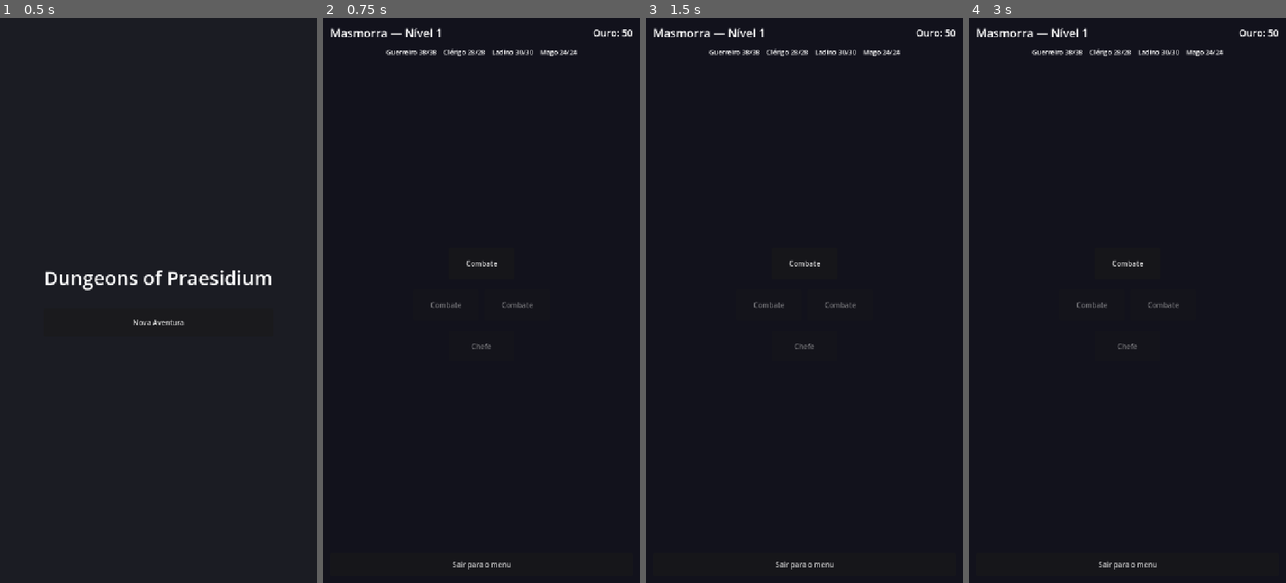
Above: before the commit, frames 1-4 (left to right).
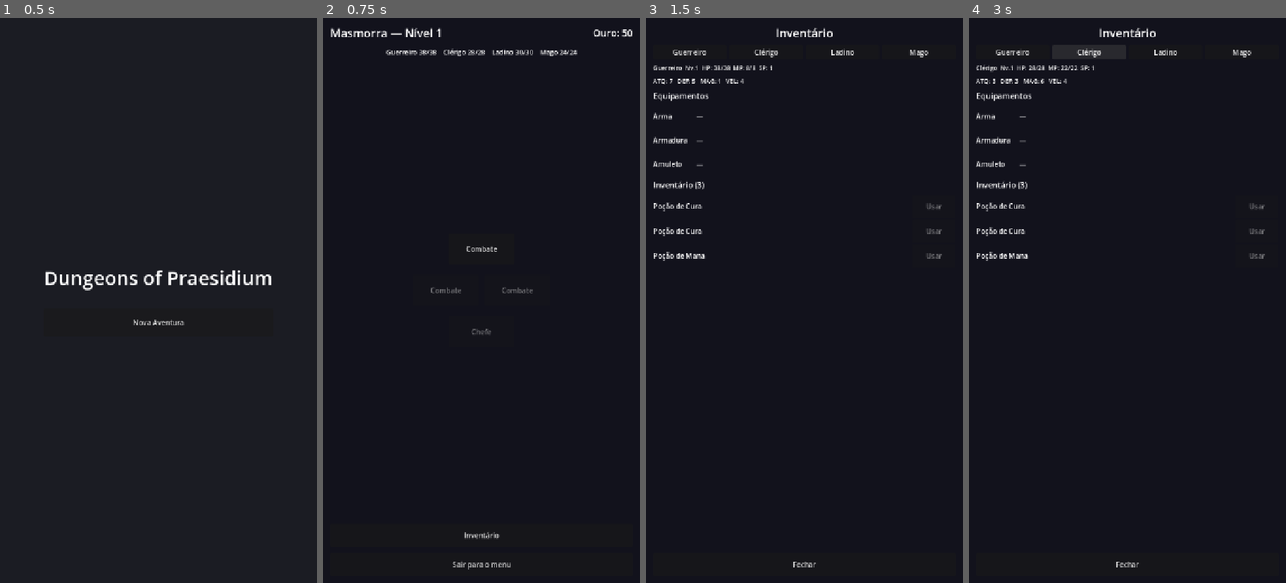
Above: after the commit, the same moments.

Repository: RoxtonRD/dungeon-rpg
Game: Godot game, scene res://scenes/main.tscn
The game is run twice, just before and just after one commit, with the same random seed, the same clock (stepped at 60 frames per second) and the same inputs.
Inputs (mouse positions are in pixels of both pictures, inside the frame that each line leads up to):
- Up to frame 1 (0.5 s): no input
- Up to frame 2 (0.75 s): click "Nova Aventura" at 0.5 s
- Up to frame 3 (1.5 s): click (804, 537) at 1.25 s, where only the run after the commit has a clickable "Inventário"
- Up to frame 4 (3 s): click (1013, 51) at 2 s, where only the run after the commit has a clickable "Guerreiro"; click (1089, 51) at 2.75 s, where only the run after the commit has a clickable "Clérigo"

Frame 1 is identical in both runs. In frame 2, 0.5% of the frame differs, in the area x 34-67%, y 40-93%; in frame 3, 2.6%; in frame 4, 2.6%, in the area x 2-98%, y 1-98%.

Commit message:
Suggested commit message:

Diff:
--- a/scripts/dungeon/dungeon_map.gd
+++ b/scripts/dungeon/dungeon_map.gd
@@ -6,12 +6,14 @@
 
 const COMBAT_SCENE := "res://scripts/combat/combat_screen.tscn"
 const MENU_SCENE := "res://scenes/main.tscn"
+const INVENTORY_SCENE := "res://scripts/inventory/inventory_screen.tscn"
 const ITEM_DIR := "res://resources/items/"
 
 @onready var title_label: Label = %TitleLabel
 @onready var gold_label: Label = %GoldLabel
 @onready var party_status: Label = %PartyStatus
 @onready var map_area: VBoxContainer = %MapArea
+@onready var inventory_button: Button = %InventoryButton
 @onready var menu_button: Button = %MenuButton
 @onready var end_panel: PanelContainer = %EndPanel
 @onready var end_label: Label = %EndLabel
@@ -44,6 +46,7 @@
 
 
 func _ready() -> void:
+	inventory_button.pressed.connect(_on_inventory_pressed)
 	menu_button.pressed.connect(_on_menu_pressed)
 	end_menu_button.pressed.connect(_on_menu_pressed)
 	treasure_continue_button.pressed.connect(_on_treasure_continue)
@@ -238,5 +241,9 @@
 	end_panel.visible = true
 
 
+func _on_inventory_pressed() -> void:
+	get_tree().change_scene_to_file(INVENTORY_SCENE)
+
+
 func _on_menu_pressed() -> void:
 	get_tree().change_scene_to_file(MENU_SCENE)
--- a/scripts/dungeon/dungeon_map.tscn
+++ b/scripts/dungeon/dungeon_map.tscn
@@ -58,6 +58,12 @@
 alignment = 1
 theme_override_constants/separation = 24
 
+[node name="InventoryButton" type="Button" parent="VBox"]
+unique_name_in_owner = true
+layout_mode = 2
+custom_minimum_size = Vector2(0, 52)
+text = "Inventário"
+
 [node name="MenuButton" type="Button" parent="VBox"]
 unique_name_in_owner = true
 layout_mode = 2
--- /dev/null
+++ b/scripts/inventory/inventory_screen.gd
@@ -0,0 +1,242 @@
+## Inventory and equipment screen.
+## Shows each hero's equipment slots and the shared party inventory.
+## Players can equip / unequip gear and use consumables here.
+extends Control
+
+const ITEM_DIR := "res://resources/items/"
+const DUNGEON_SCENE := "res://scripts/dungeon/dungeon_map.tscn"
+
+@onready var hero_tab_bar: HBoxContainer = %HeroTabBar
+@onready var hero_info_label: Label = %HeroInfoLabel
+@onready var stats_label: Label = %StatsLabel
+@onready var equip_rows: VBoxContainer = %EquipmentRows
+@onready var inv_section_label: Label = %InvSectionLabel
+@onready var item_list_vbox: VBoxContainer = %ItemListVBox
+@onready var close_button: Button = %CloseButton
+
+var _selected_hero_idx: int = 0
+
+
+func _ready() -> void:
+	close_button.pressed.connect(_on_close)
+	# Safety net: allows this scene to be run directly for testing.
+	if Party.heroes.is_empty():
+		Party.start_new_game()
+		GameState.start_new_game()
+	_build_hero_tabs()
+	_refresh()
+
+
+func _build_hero_tabs() -> void:
+	for child in hero_tab_bar.get_children():
+		child.queue_free()
+	for i in Party.heroes.size():
+		var h: Hero = Party.heroes[i]
+		var btn := Button.new()
+		btn.text = h.class_data.display_name
+		btn.size_flags_horizontal = Control.SIZE_EXPAND_FILL
+		btn.pressed.connect(_on_hero_tab.bind(i))
+		hero_tab_bar.add_child(btn)
+
+
+func _on_hero_tab(idx: int) -> void:
+	_selected_hero_idx = idx
+	_refresh()
+
+
+func _refresh() -> void:
+	var hero: Hero = Party.heroes[_selected_hero_idx]
+	_update_hero_info(hero)
+	_rebuild_equipment_rows(hero)
+	_rebuild_item_list(hero)
+
+
+func _update_hero_info(hero: Hero) -> void:
+	hero_info_label.text = "%s  Nv.%d  HP: %d/%d  MP: %d/%d  SP: %d" % [
+		hero.class_data.display_name, hero.level,
+		hero.hp, hero.max_hp(),
+		hero.mp, hero.max_mp(),
+		hero.sp_available,
+	]
+	stats_label.text = "ATQ: %d   DEF: %d   MAG: %d   VEL: %d" % [
+		hero.atk(), hero.def(), hero.mag(), hero.spd(),
+	]
+
+
+# ── Equipment slots ───────────────────────────────────────────────────────────
+
+func _rebuild_equipment_rows(hero: Hero) -> void:
+	for child in equip_rows.get_children():
+		child.queue_free()
+
+	var slot_labels: Dictionary = {
+		"weapon": "Arma",
+		"armor": "Armadura",
+		"trinket": "Amuleto",
+	}
+	for slot in ["weapon", "armor", "trinket"]:
+		var row := HBoxContainer.new()
+		row.add_theme_constant_override("separation", 8)
+		row.custom_minimum_size = Vector2(0, 48)
+
+		var slot_lbl := Label.new()
+		slot_lbl.text = slot_labels[slot]
+		slot_lbl.custom_minimum_size = Vector2(90, 0)
+		slot_lbl.add_theme_font_size_override("font_size", 16)
+		slot_lbl.vertical_alignment = VERTICAL_ALIGNMENT_CENTER
+		row.add_child(slot_lbl)
+
+		var item: ItemData = hero.equipment[slot]
+		var item_lbl := Label.new()
+		item_lbl.text = item.display_name if item != null else "—"
+		item_lbl.size_flags_horizontal = Control.SIZE_EXPAND_FILL
+		item_lbl.add_theme_font_size_override("font_size", 16)
+		item_lbl.vertical_alignment = VERTICAL_ALIGNMENT_CENTER
+		row.add_child(item_lbl)
+
+		if item != null:
+			var unequip_btn := Button.new()
+			unequip_btn.text = "Desequipar"
+			unequip_btn.custom_minimum_size = Vector2(110, 0)
+			unequip_btn.pressed.connect(_on_unequip.bind(slot))
+			row.add_child(unequip_btn)
+
+		equip_rows.add_child(row)
+
+
+func _on_unequip(slot: String) -> void:
+	var hero: Hero = Party.heroes[_selected_hero_idx]
+	var item: ItemData = hero.equipment[slot]
+	if item == null:
+		return
+	GameState.add_item(item.id)
+	hero.equipment[slot] = null
+	# Clamp current HP/MP in case the new maximum is lower
+	hero.hp = mini(hero.hp, hero.max_hp())
+	hero.mp = mini(hero.mp, hero.max_mp())
+	_refresh()
+
+
+# ── Inventory item list ───────────────────────────────────────────────────────
+
+func _rebuild_item_list(hero: Hero) -> void:
+	for child in item_list_vbox.get_children():
+		child.queue_free()
+
+	inv_section_label.text = "Inventário (%d)" % GameState.inventory.size()
+
+	if GameState.inventory.is_empty():
+		var empty_lbl := Label.new()
+		empty_lbl.text = "Inventário vazio."
+		empty_lbl.horizontal_alignment = HORIZONTAL_ALIGNMENT_CENTER
+		empty_lbl.add_theme_font_size_override("font_size", 16)
+		item_list_vbox.add_child(empty_lbl)
+		return
+
+	for idx in GameState.inventory.size():
+		var item_id: String = GameState.inventory[idx]
+		var item := load(ITEM_DIR + item_id + ".tres") as ItemData
+		if item == null:
+			continue
+
+		var row := HBoxContainer.new()
+		row.add_theme_constant_override("separation", 8)
+		row.custom_minimum_size = Vector2(0, 52)
+
+		var name_lbl := Label.new()
+		name_lbl.text = item.display_name
+		name_lbl.size_flags_horizontal = Control.SIZE_EXPAND_FILL
+		name_lbl.vertical_alignment = VERTICAL_ALIGNMENT_CENTER
+		name_lbl.add_theme_font_size_override("font_size", 16)
+		row.add_child(name_lbl)
+
+		var action_btn := Button.new()
+		action_btn.custom_minimum_size = Vector2(100, 0)
+
+		if item.slot == ItemData.Slot.CONSUMABLE:
+			action_btn.text = "Usar"
+			action_btn.disabled = not _can_use_consumable(hero, item)
+			action_btn.pressed.connect(_on_use.bind(idx))
+		else:
+			action_btn.text = "Equipar"
+			action_btn.disabled = not _can_equip(hero, item)
+			action_btn.pressed.connect(_on_equip.bind(idx))
+
+		row.add_child(action_btn)
+		item_list_vbox.add_child(row)
+
+
+func _can_equip(hero: Hero, item: ItemData) -> bool:
+	if item.class_restriction.size() > 0:
+		if not item.class_restriction.has(hero.class_data.id):
+			return false
+	return true
+
+
+func _can_use_consumable(hero: Hero, item: ItemData) -> bool:
+	if item.use_heal > 0 and hero.hp < hero.max_hp():
+		return true
+	if item.use_mp > 0 and hero.mp < hero.max_mp():
+		return true
+	if item.use_sp > 0:
+		return true
+	if item.use_revive_party > 0:
+		for h in Party.heroes:
+			if not h.is_alive():
+				return true
+	return false
+
+
+# ── Actions ───────────────────────────────────────────────────────────────────
+
+func _on_equip(inv_idx: int) -> void:
+	var item_id: String = GameState.inventory[inv_idx]
+	var item := load(ITEM_DIR + item_id + ".tres") as ItemData
+	if item == null:
+		return
+	var hero: Hero = Party.heroes[_selected_hero_idx]
+	var slot: String = _slot_key_for(item)
+
+	# Return currently equipped item to shared inventory
+	var current: ItemData = hero.equipment[slot]
+	if current != null:
+		GameState.add_item(current.id)
+
+	# Equip new item and remove it from inventory
+	hero.equipment[slot] = item
+	GameState.inventory.remove_at(inv_idx)
+	_refresh()
+
+
+func _on_use(inv_idx: int) -> void:
+	var item_id: String = GameState.inventory[inv_idx]
+	var item := load(ITEM_DIR + item_id + ".tres") as ItemData
+	if item == null:
+		return
+	var hero: Hero = Party.heroes[_selected_hero_idx]
+
+	if item.use_heal > 0:
+		hero.hp = mini(hero.max_hp(), hero.hp + item.use_heal)
+	if item.use_mp > 0:
+		hero.mp = mini(hero.max_mp(), hero.mp + item.use_mp)
+	if item.use_sp > 0:
+		hero.sp_available += item.use_sp
+	if item.use_revive_party > 0:
+		for h in Party.heroes:
+			if not h.is_alive():
+				h.hp = maxi(1, roundi(h.max_hp() * item.use_revive_party))
+
+	GameState.inventory.remove_at(inv_idx)
+	_refresh()
+
+
+func _slot_key_for(item: ItemData) -> String:
+	match item.slot:
+		ItemData.Slot.WEAPON:  return "weapon"
+		ItemData.Slot.ARMOR:   return "armor"
+		ItemData.Slot.TRINKET: return "trinket"
+	return "weapon"
+
+
+func _on_close() -> void:
+	get_tree().change_scene_to_file(DUNGEON_SCENE)
--- /dev/null
+++ b/scripts/inventory/inventory_screen.tscn
@@ -0,0 +1,82 @@
+[gd_scene load_steps=2 format=3]
+
+[ext_resource type="Script" path="res://scripts/inventory/inventory_screen.gd" id="1"]
+
+[node name="InventoryScreen" type="Control"]
+layout_mode = 3
+anchors_preset = 15
+anchor_right = 1.0
+anchor_bottom = 1.0
+script = ExtResource("1")
+
+[node name="Background" type="ColorRect" parent="."]
+layout_mode = 1
+anchors_preset = 15
+anchor_right = 1.0
+anchor_bottom = 1.0
+color = Color(0.07, 0.07, 0.11, 1)
+
+[node name="VBox" type="VBoxContainer" parent="."]
+layout_mode = 1
+anchors_preset = 15
+anchor_right = 1.0
+anchor_bottom = 1.0
+offset_left = 16.0
+offset_top = 16.0
+offset_right = -16.0
+offset_bottom = -16.0
+theme_override_constants/separation = 10
+
+[node name="TitleLabel" type="Label" parent="VBox"]
+layout_mode = 2
+horizontal_alignment = 1
+theme_override_font_sizes/font_size = 26
+text = "Inventário"
+
+[node name="HeroTabBar" type="HBoxContainer" parent="VBox"]
+unique_name_in_owner = true
+layout_mode = 2
+theme_override_constants/separation = 6
+
+[node name="HeroInfoLabel" type="Label" parent="VBox"]
+unique_name_in_owner = true
+layout_mode = 2
+theme_override_font_sizes/font_size = 14
+autowrap_mode = 2
+
+[node name="StatsLabel" type="Label" parent="VBox"]
+unique_name_in_owner = true
+layout_mode = 2
+theme_override_font_sizes/font_size = 14
+
+[node name="EquipSectionLabel" type="Label" parent="VBox"]
+layout_mode = 2
+theme_override_font_sizes/font_size = 18
+text = "Equipamentos"
+
+[node name="EquipmentRows" type="VBoxContainer" parent="VBox"]
+unique_name_in_owner = true
+layout_mode = 2
+theme_override_constants/separation = 6
+
+[node name="InvSectionLabel" type="Label" parent="VBox"]
+unique_name_in_owner = true
+layout_mode = 2
+theme_override_font_sizes/font_size = 18
+text = "Inventário"
+
+[node name="ItemScroll" type="ScrollContainer" parent="VBox"]
+layout_mode = 2
+size_flags_vertical = 3
+
+[node name="ItemListVBox" type="VBoxContainer" parent="VBox/ItemScroll"]
+unique_name_in_owner = true
+layout_mode = 2
+size_flags_horizontal = 3
+theme_override_constants/separation = 4
+
+[node name="CloseButton" type="Button" parent="VBox"]
+unique_name_in_owner = true
+layout_mode = 2
+custom_minimum_size = Vector2(0, 52)
+text = "Fechar"
Not shown, added: scripts/inventory/inventory_screen.gd.uid
